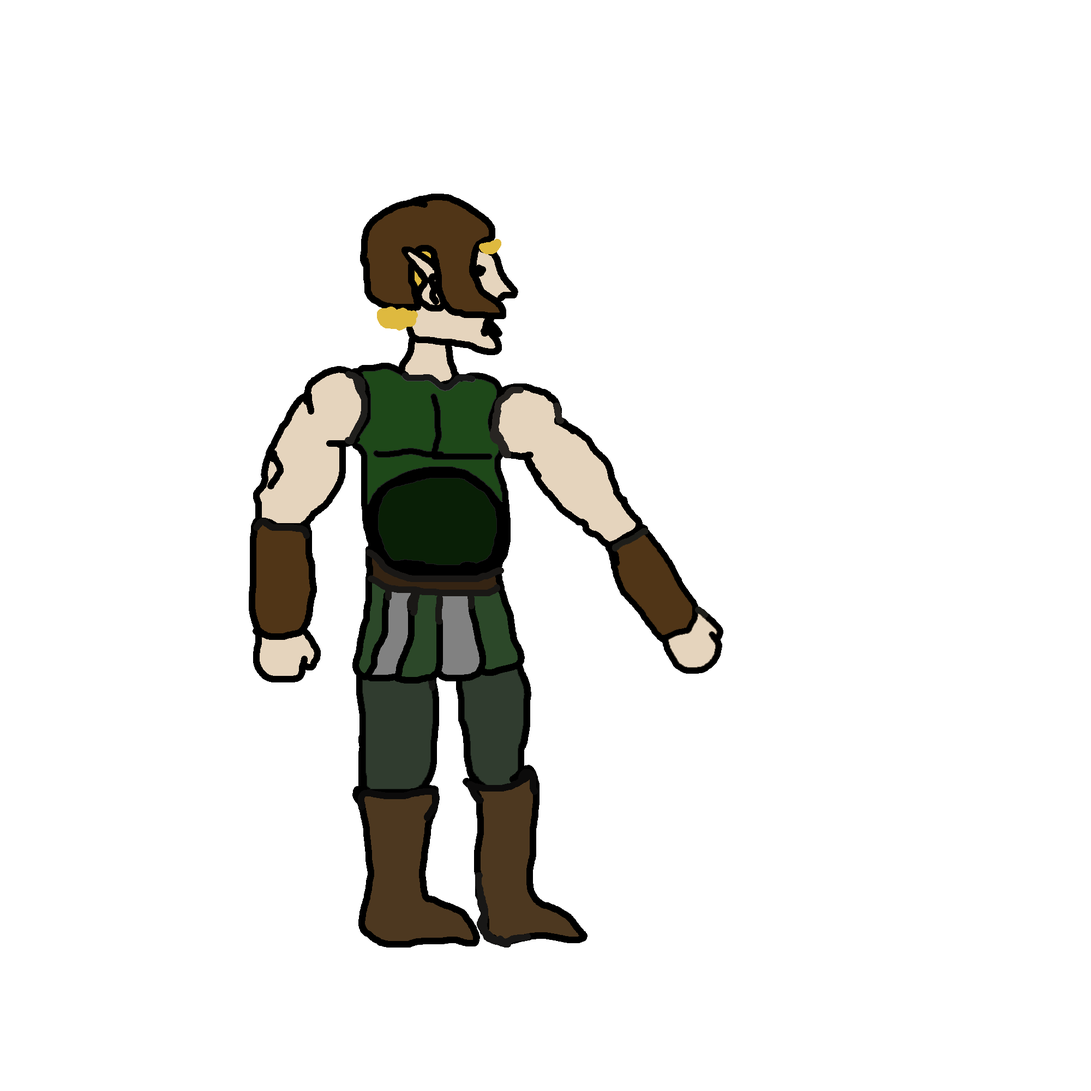
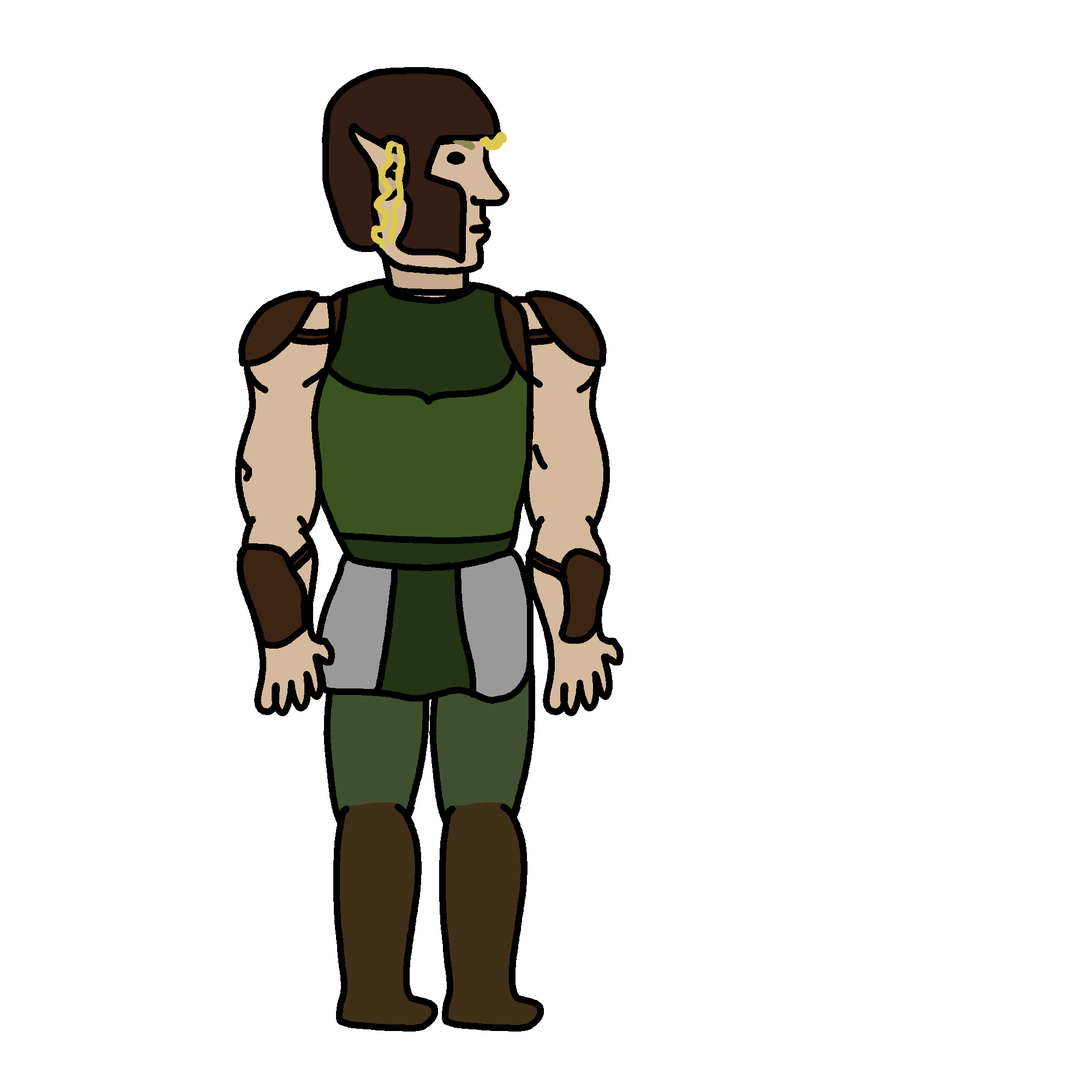
Before/after of a 1091x1091 layered artwork. What changed in the layer stack:
moved "Head" above "right_forearm", painted on it over [321, 67, 519, 391]
moved "right_forearm" above "right_arm", painted on it over [236, 512, 336, 717]
moved "right_arm" above "belt", painted on it over [235, 290, 368, 536]
painted on "belt" over [315, 546, 534, 705]
painted on "right_lowerleg" over [333, 785, 481, 1033]
painted on "right_upperleg" over [323, 606, 440, 842]
moved "left_lowerleg" above "left_upperleg", painted on it over [439, 765, 588, 1033]
moved "left_upperleg" above "chest", painted on it over [429, 606, 536, 842]
moved "chest" above "left_forearm", painted on it over [308, 276, 534, 580]
painted on "left_forearm" over [525, 512, 724, 717]
painted on "left_arm" over [490, 290, 643, 549]
